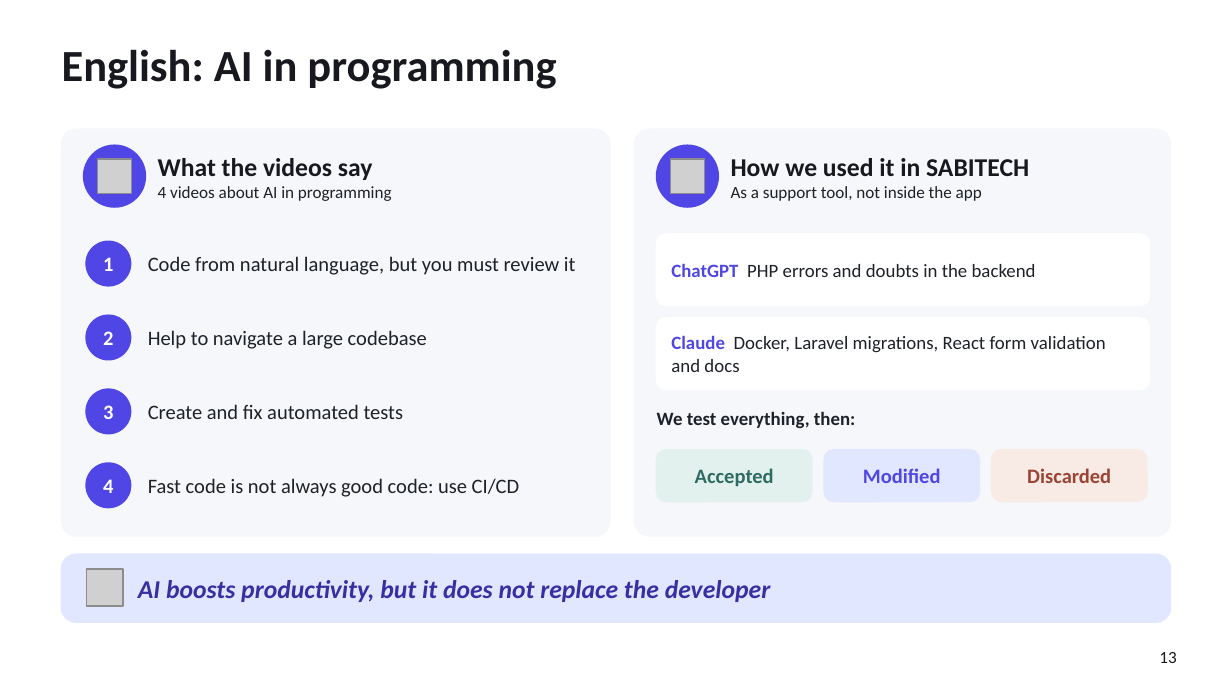
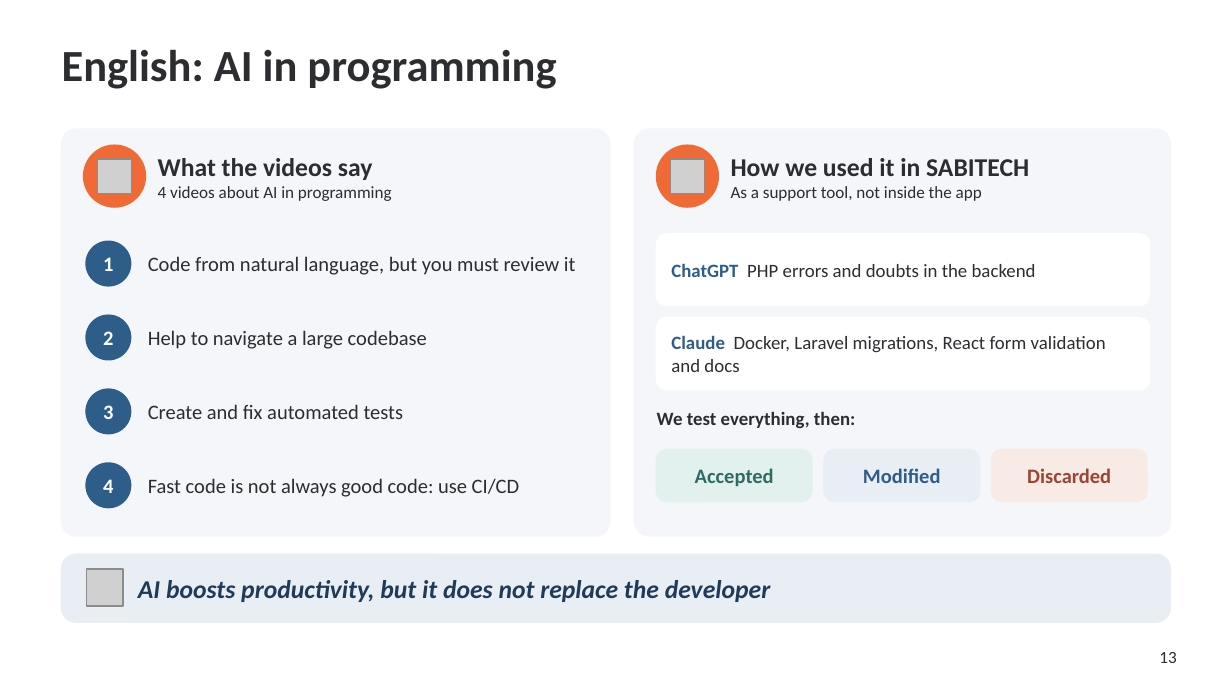
Before and after one commit to pablopedron/SABITECH, a slide deck: slide 13 of documents/Presentacion/07_2_DAW_Intermodular_1Evaluacion_SABITECH_WEB_Presentacion.pptx. Drawn at 1232x693 pixels with LibreOffice and Linux fonts; fonts in the diff are those of the drawing; grey boxes stand for pictures; background and template pictures are left out. Boxes give left, top, right and bottom in pixels: in the first picture for what was removed or moved away, otherwise in the second. Text is boxed around its words. In the diff, an @@ line names an element or a change of style, - is before the commit and + after.

```diff
--- a/documents/Presentacion/07_2_DAW_Intermodular_1Evaluacion_SABITECH_WEB_Presentacion.pptx
+++ b/documents/Presentacion/07_2_DAW_Intermodular_1Evaluacion_SABITECH_WEB_Presentacion.pptx
@@ title "English: AI in programming" at (x1=62, y1=49, x2=556, y2=89): text colour #17191F to #2B2D31 @@
@@ rounded rectangle at (x1=62, y1=129, x2=610, y2=536): fill #F5F7FB to #F4F6F9; outline #F5F7FB 1 pt to #F4F6F9 1 pt @@
@@ ellipse at (x1=84, y1=145, x2=145, y2=207): fill #4F46E5 to #EF6A35; outline #4F46E5 1 pt to #EF6A35 1 pt @@
@@ text "What the videos say" at (x1=158, y1=158, x2=392, y2=201): text colour #17191F to #2B2D31 in "What the videos say"; text colour #1E2128 to #2B2D31 in "4 videos about AI in programming" @@
@@ rounded rectangle at (x1=634, y1=129, x2=1170, y2=536): fill #F5F7FB to #F4F6F9; outline #F5F7FB 1 pt to #F4F6F9 1 pt @@
@@ ellipse at (x1=657, y1=145, x2=718, y2=207): fill #4F46E5 to #EF6A35; outline #4F46E5 1 pt to #EF6A35 1 pt @@
@@ text "How we used it in ..." at (x1=731, y1=158, x2=1029, y2=201): text colour #17191F to #2B2D31 in "How we used it in SABITECH"; text colour #1E2128 to #2B2D31 in "As a support tool, not inside the ..." @@
@@ text "ChatGPT PHP errors and doubts ..." at (x1=671, y1=263, x2=1036, y2=277): text colour #4F46E5 to #2F5D8A in "ChatGPT"; text colour #1E2128 to #2B2D31 in "PHP errors and doubts in the backend" @@
@@ text "Claude Docker, Laravel migrations, React ..." at (x1=671, y1=335, x2=1106, y2=372): text colour #4F46E5 to #2F5D8A in "Claude"; text colour #1E2128 to #2B2D31 in "Docker, Laravel migrations, React form validation and ..." @@
@@ fill #4F46E5 to #2F5D8A; outline #4F46E5 1 pt to #2F5D8A 1 pt in 4 elements at (x1=86, y1=241, x2=131, y2=286), (x1=86, y1=315, x2=131, y2=360), (x1=86, y1=389, x2=131, y2=434), (x1=86, y1=463, x2=131, y2=508) @@
@@ text "Modified" at (x1=863, y1=468, x2=941, y2=483): text colour #4F46E5 to #2F5D8A @@
@@ rounded rectangle at (x1=824, y1=450, x2=979, y2=501): fill #E0E7FF to #E9EEF4; outline #E0E7FF 1 pt to #E9EEF4 1 pt @@
@@ rounded rectangle at (x1=62, y1=554, x2=1170, y2=622): fill #E0E7FF to #E9EEF4; outline #E0E7FF 1 pt to #E9EEF4 1 pt @@
@@ text "AI boosts productivity, but it ..." at (x1=138, y1=580, x2=771, y2=602): text colour #3730A3 to #1F3B57 @@
@@ page number at (x1=1159, y1=652, x2=1176, y2=663): text colour #17191F to #2B2D31 @@
```
Also in this commit, not shown: 14 other slides changed.
